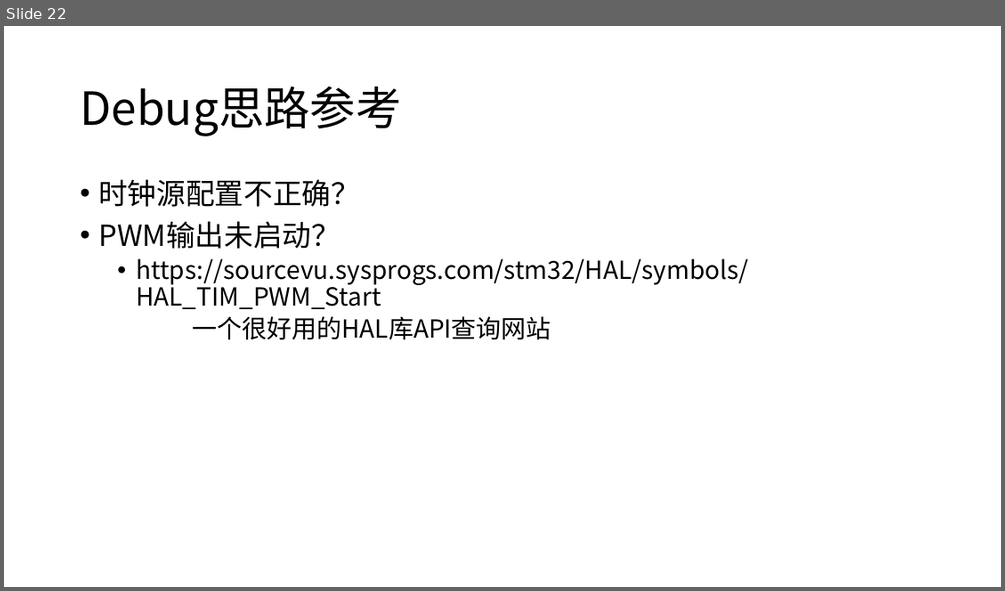
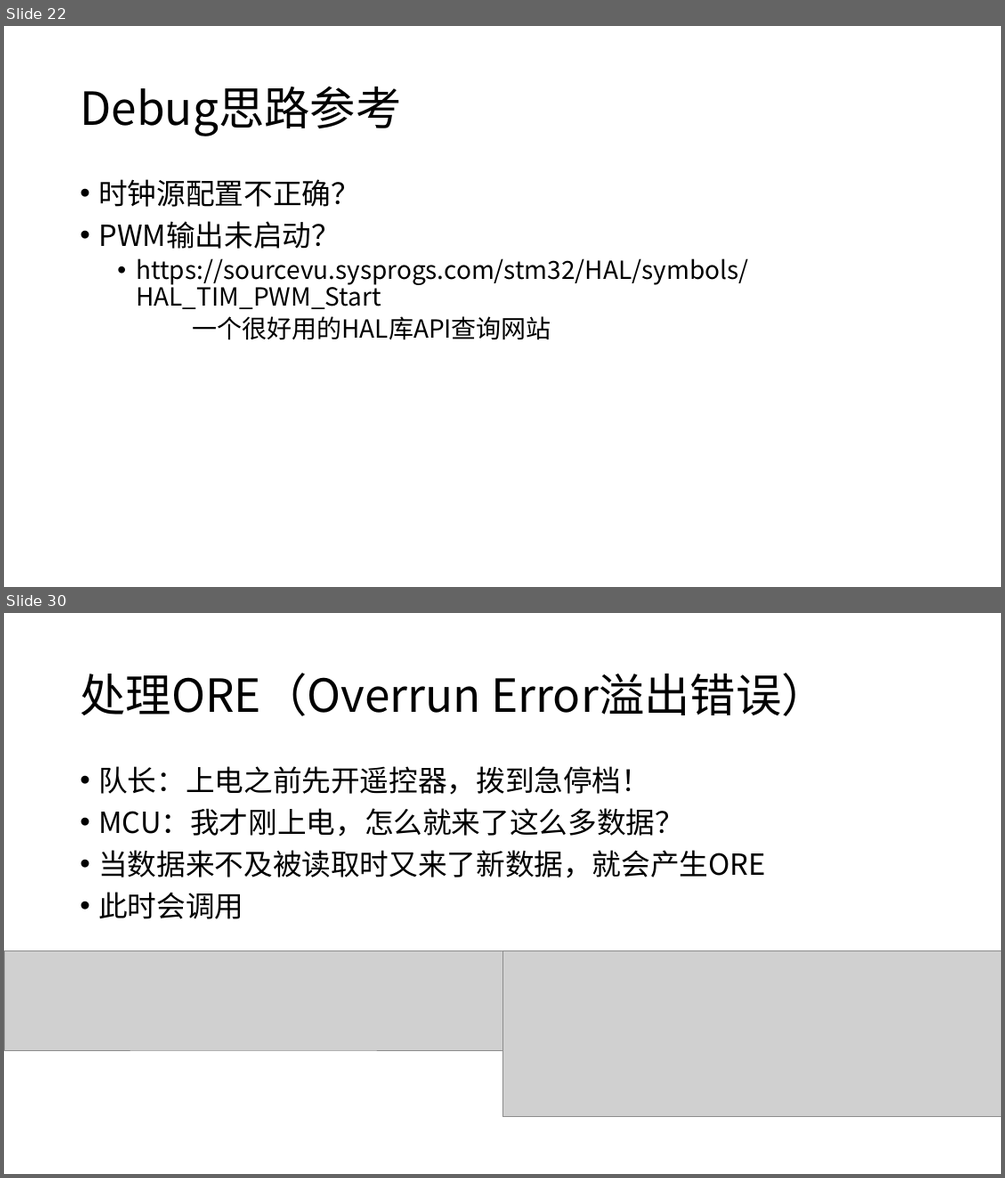
Before and after one commit to JLU-Robomaster-Embedded/embedded_tutorial, a slide deck: 2_STM32基本功能.pptx. Shown one above the other, each under a label of ours: slide 22 before the commit, slides 22 and 30 after it; the slides between them are not shown. The pictures are 1005x591 and 1005x1178 pixels, drawn with LibreOffice and Linux fonts; fonts in the diff are those of the drawing; grey boxes stand for pictures. Boxes give left, top, right and bottom in pixels: in the first picture for what was removed or moved away, otherwise in the second. Text is boxed around its words. In the diff, an @@ line names an element or a change of style, - is before the commit and + after.

```diff
--- a/2_STM32基本功能.pptx
+++ b/2_STM32基本功能.pptx
@@ slide 30 added at (4,613,1001,1174), background #FFFFFF @@
@@ title added at (80,673,826,716), 44 pt, text #000000 @@
+处理ORE（Overrun Error溢出错误）
@@ text added at (98,766,765,919), 28 pt, text #000000 @@
+• 队长：上电之前先开遥控器，拨到急停档！
+• MCU：我才刚上电，怎么就来了这么多数据？
+• 当数据来不及被读取时又来了新数据，就会产生ORE
+• 此时会调用
@@ picture added at (4,950,502,1050) @@
@@ picture added at (502,950,1001,1116) @@
```
Also in this commit, not shown: 18 other slides added.
